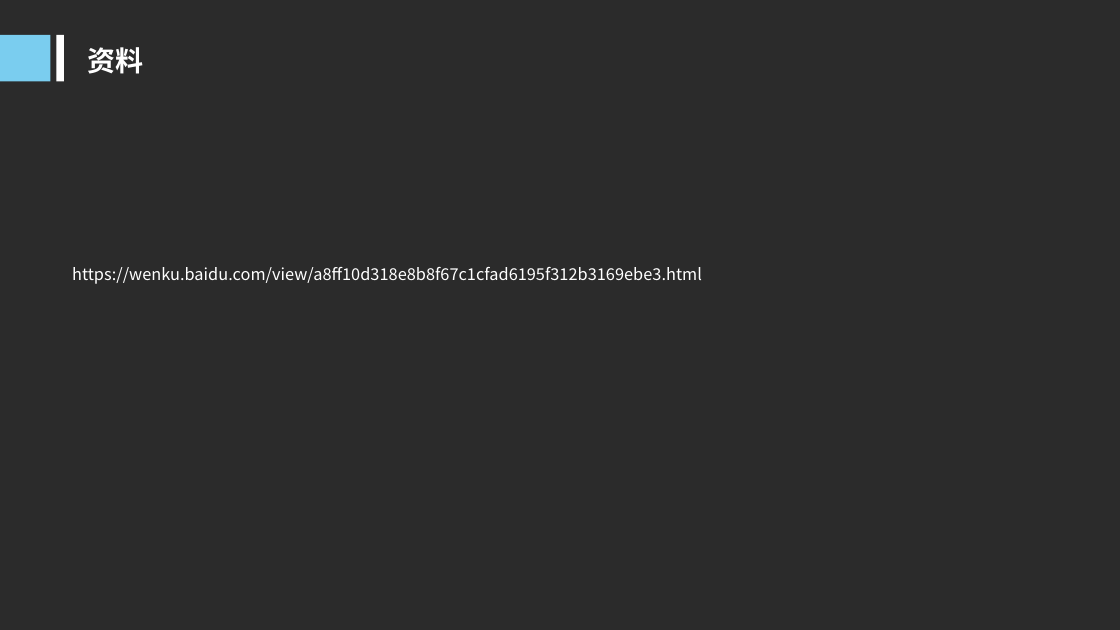
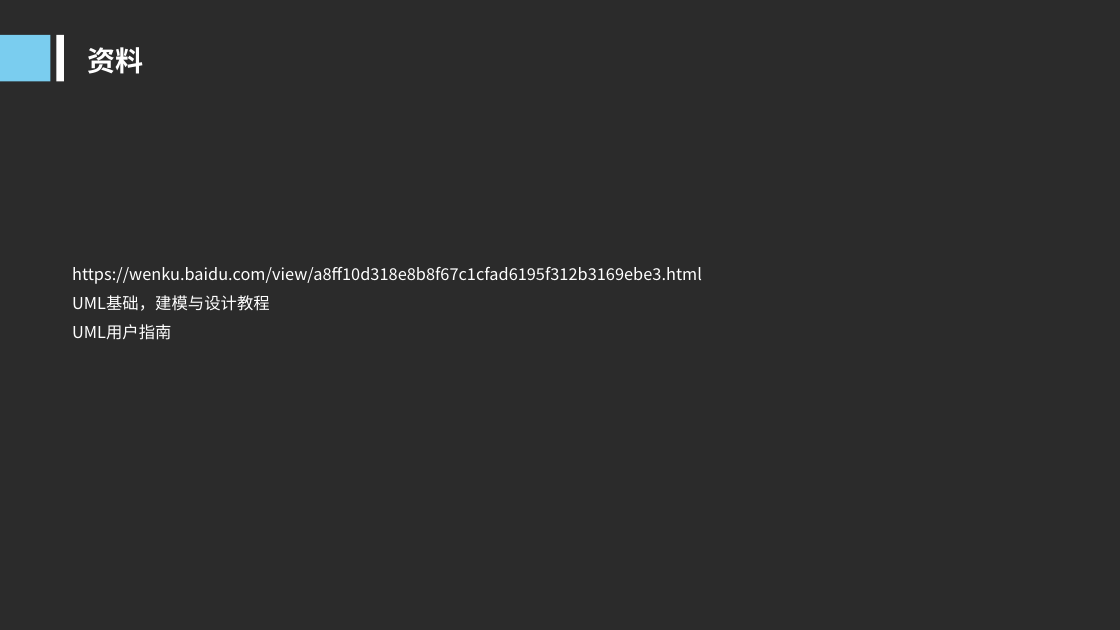
Before and after one commit to woncat/PRD2017, a slide deck: slide 27 of PRD-2017-G25-UML概述PPT V1.0.ppt (slide 26 before the commit). Drawn at 1120x630 pixels with LibreOffice and Linux fonts; fonts in the diff are those of the drawing; background and template pictures are left out; a plain dark background stands for a picture behind light text. Boxes give left, top, right and bottom in pixels: in the first picture for what was removed or moved away, otherwise in the second. Text is boxed around its words. In the diff, an @@ line names an element or a change of style, - is before the commit and + after.

```diff
--- a/PRD-2017-G25-UML概述PPT V1.0.ppt
+++ b/PRD-2017-G25-UML概述PPT V1.0.ppt
@@ text at (x1=72, y1=295, x2=270, y2=340): paragraphs added @@
+UML基础，建模与设计教程
+UML用户指南
```
Also in this commit, not shown: 11 other slides changed, 1 slide added.
